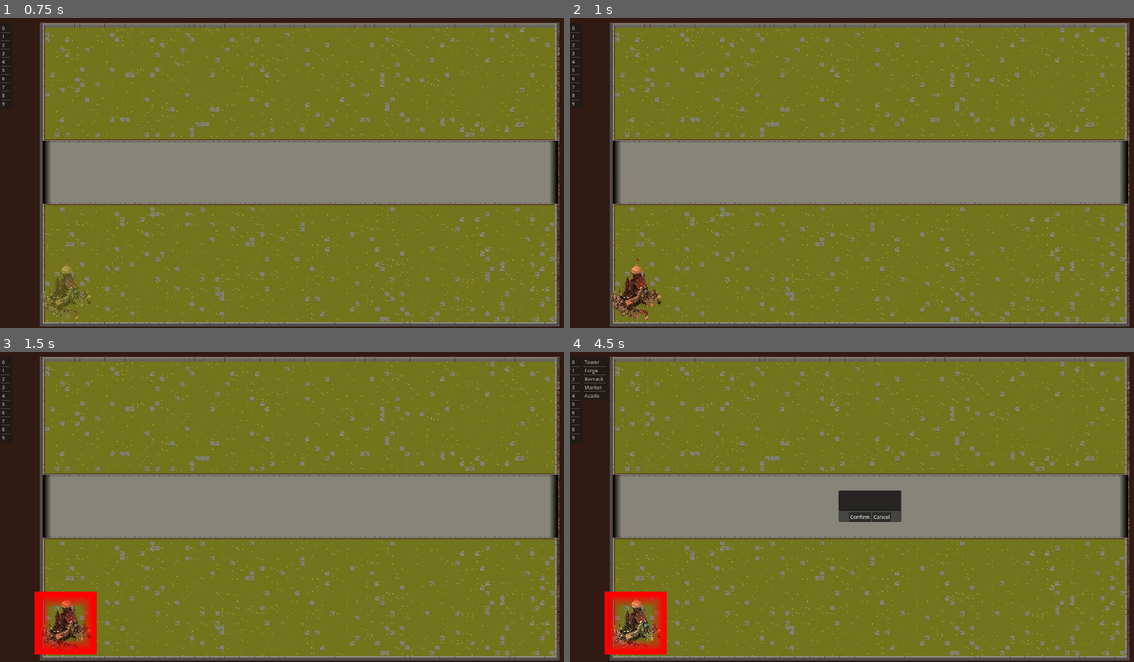
Above: before the commit, frames 1-4 (two rows, left to right).
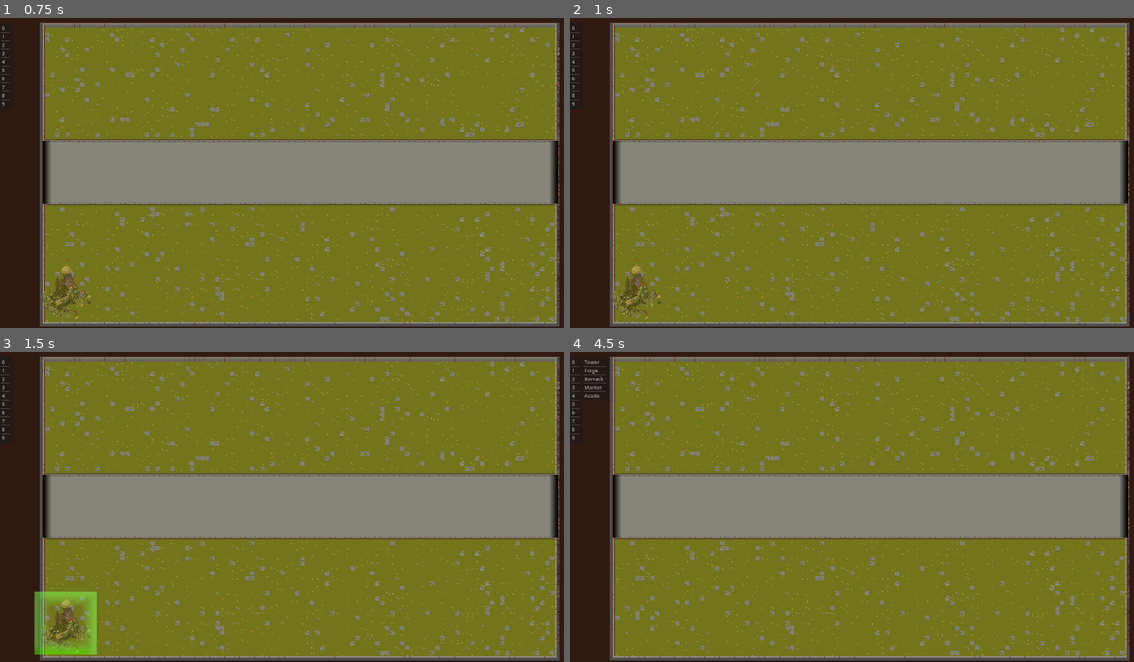
Above: after the commit, the same moments.

Repository: nornaro/Invicem2D
Game: Godot game, scene res://2d_client.tscn
Two runs of this game, one before a commit and one after it. Both use one fixed random seed, a clock stepped at 60 frames per second and the inputs below.
Inputs (mouse positions are in pixels of both pictures, inside the frame that each line leads up to):
- Up to frame 1 (0.75 s): click (16, 312) at 0.52 s; type "12" at 0.6 s
- Up to frame 2 (1 s): click (592, 290) at 0.75 s; type "12" at 0.83 s
- Up to frame 3 (1.5 s): tap Enter at 1.25 s; move the mouse to (67, 621) at 1.27 s; hold Ctrl (Ctrl) from 1.28 s (still down); click (67, 621) at 1.42 s
- Up to frame 4 (4.5 s): tap Space at 2, 3.5 s; release Ctrl (Ctrl) at 2.03 s; click (637, 621) at 2.1 s; tap Enter at 2.75, 4.25 s; move the mouse to (930, 438) at 2.77 s; hold Right mouse button (RMB) 2.78-3.53 s; click (930, 438) at 2.92 s; move the mouse to (840, 569) at 3.52 s; tap C (ShowCollisionToggle) at 3.6 s; click (840, 569) at 3.67 s; move the mouse to (1049, 553) at 4.27 s; hold Delete from 4.28 s (still down); click (1049, 553) at 4.42 s

Frame 1 is identical in both runs. In frame 2, 0.7% of the frame differs, in the area x 7-17%, y 77-98%; in frame 3, 2.0%; in frame 4, 3.1%, in the area x 6-59%, y 44-98%.

Commit message:
md update

Diff:
--- a/Areas/Area2D.gd
+++ b/Areas/Area2D.gd
@@ -14,22 +14,17 @@
 
 func _on_area_entered(area):
 	if !area.is_in_group("building"): return
-	mesh.overlapping.append(area.get_instance_id())
+	mesh.overlapping[get_instance_id()] = []
+	mesh.overlapping[get_instance_id()].append(area.get_instance_id())
 
 func _on_area_exited(area):
 	if !area.is_in_group("building"): return
-	var id_to_remove = area.get_instance_id()
-	if mesh.overlapping.has(id_to_remove):
-		print(mesh.overlapping)
-		var index = mesh.overlapping.find(id_to_remove)
-		if index != -1:
-			mesh.overlapping.erase(index)
-
+	mesh.overlapping[get_instance_id()].erase(area.get_instance_id())
 
 func _process(_delta):
 	if mesh.temp: mesh.modulate = placement_color
 	$"../Select".color = "green"
-	if mesh.overlapping:
+	if mesh.overlapping.has(get_instance_id()):
 		if mesh.temp: mesh.modulate = collision_color
 		$"../Select".color = "red"
 
--- a/Building.gd
+++ b/Building.gd
@@ -60,7 +60,9 @@
 		return
 	if instance:
 		instance.position = get_snap_to_hundred($"../Map/Ground".get_local_mouse_position())
-	if !instance.overlapping.is_empty():
+	if !instance.overlapping:
+		return
+	if !instance.overlapping[get_instance_id()].is_empty():
 		return
 	if build: instance_scene_from_name(building_to_build)
 #	var asd = []
--- a/buildings/Castle.gd
+++ b/buildings/Castle.gd
@@ -1,6 +1,6 @@
 extends MeshInstance2D
 
-@export var overlapping = []
+@export var overlapping = {}
 @export var temp = false
 @export var max_health = 1000
 @export var base_health = 100
--- a/buildings/Forge.gd
+++ b/buildings/Forge.gd
@@ -1,7 +1,7 @@
 extends MeshInstance2D
 
 @export var temp = true
-@export var overlapping = []
+@export var overlapping = {}
 
 # Called when the node enters the scene tree for the first time.
 func _ready():
--- a/buildings/Market.gd
+++ b/buildings/Market.gd
@@ -1,7 +1,7 @@
 extends MeshInstance2D
 
 @export var temp = true
-@export var overlapping = []
+@export var overlapping = {}
 
 func _ready():
 	pass # Replace with function body.
--- a/buildings/academy.gd
+++ b/buildings/academy.gd
@@ -1,7 +1,7 @@
 extends MeshInstance2D
 
 @export var temp = true
-@export var overlapping = []
+@export var overlapping = {}
 
 func _ready():
 	pass
--- a/buildings/barrack.gd
+++ b/buildings/barrack.gd
@@ -1,7 +1,7 @@
 extends MeshInstance2D
 
 @export var temp = true
-@export var overlapping = []
+@export var overlapping = {}
 @onready var spawn = $"../../../Map/Spawn/CollisionShape2D"
 var minion_scene = preload("res://minion.tscn")
 var elapsed_time = 0.0
--- a/buildings/tower.gd
+++ b/buildings/tower.gd
@@ -1,7 +1,7 @@
 extends MeshInstance2D
 
 @export var temp = true
-@export var overlapping = []
+@export var overlapping = {}
 @export var Data = {}
 
 func _ready():
Not shown, changed: README.md
